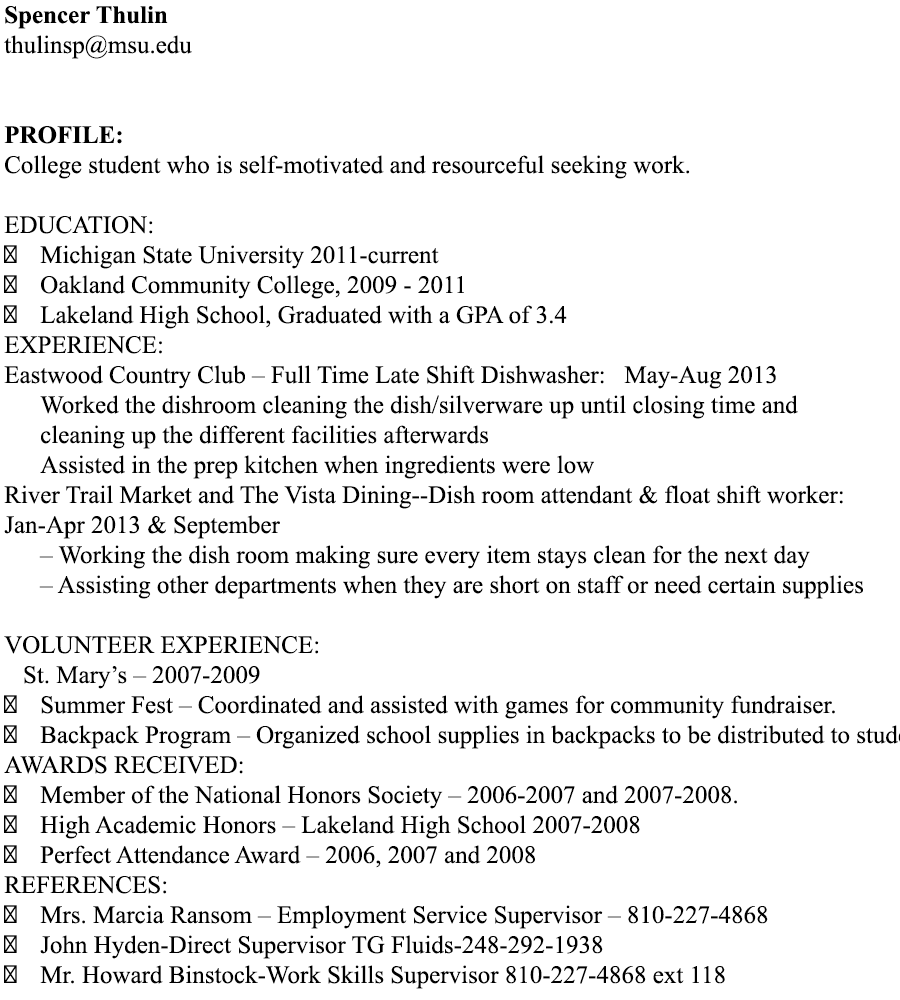
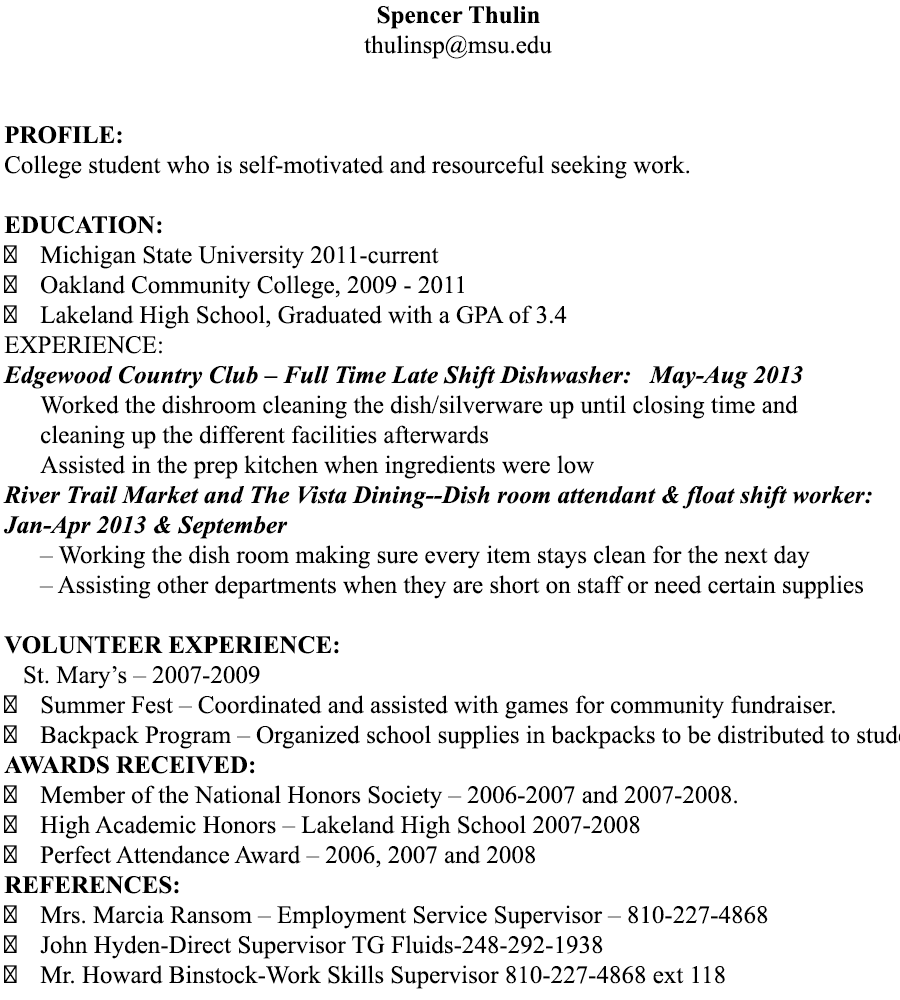
Revision of a layered 900 x 1000 image; what changed, layer by layer:
renamed "Spencer Thulin thulinsp@msu.edu PROFILE: College student who" to "Spencer Thulin thulinsp@msu.edu PROFILE", painted on it over [3, 6, 872, 894]
